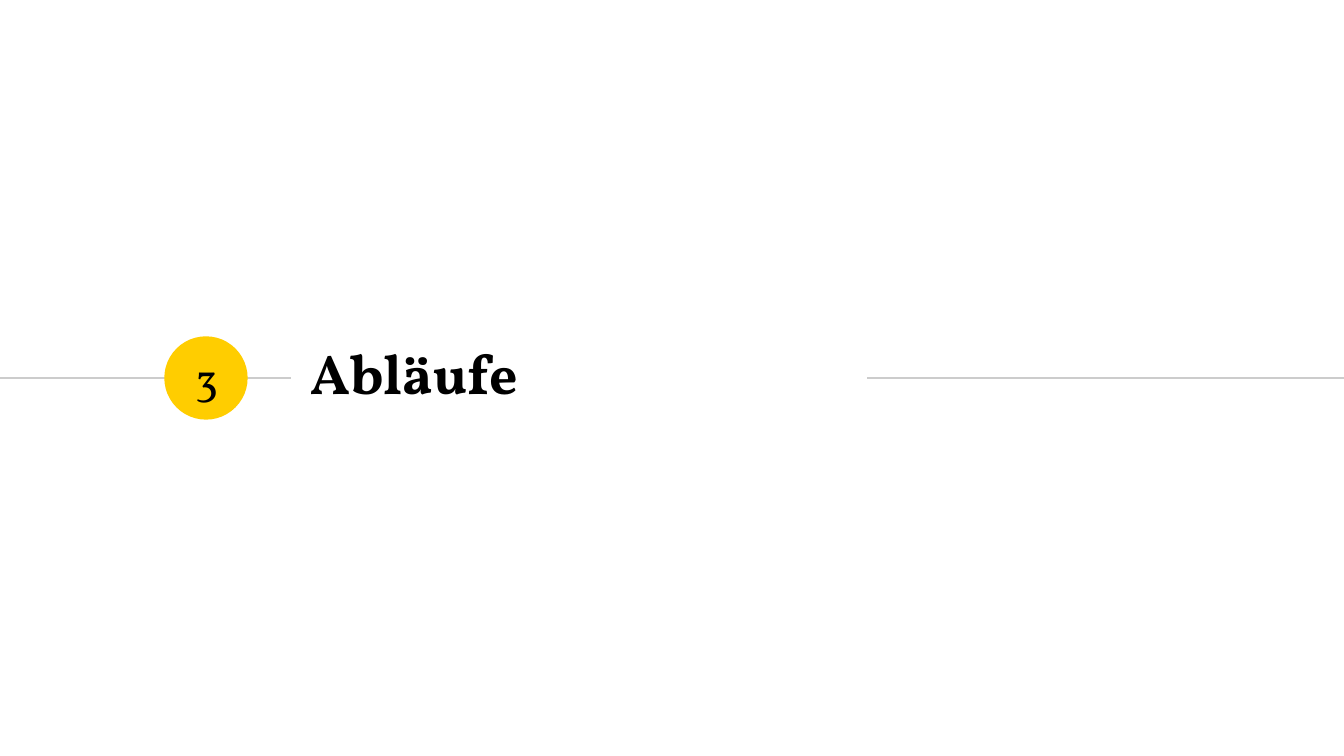
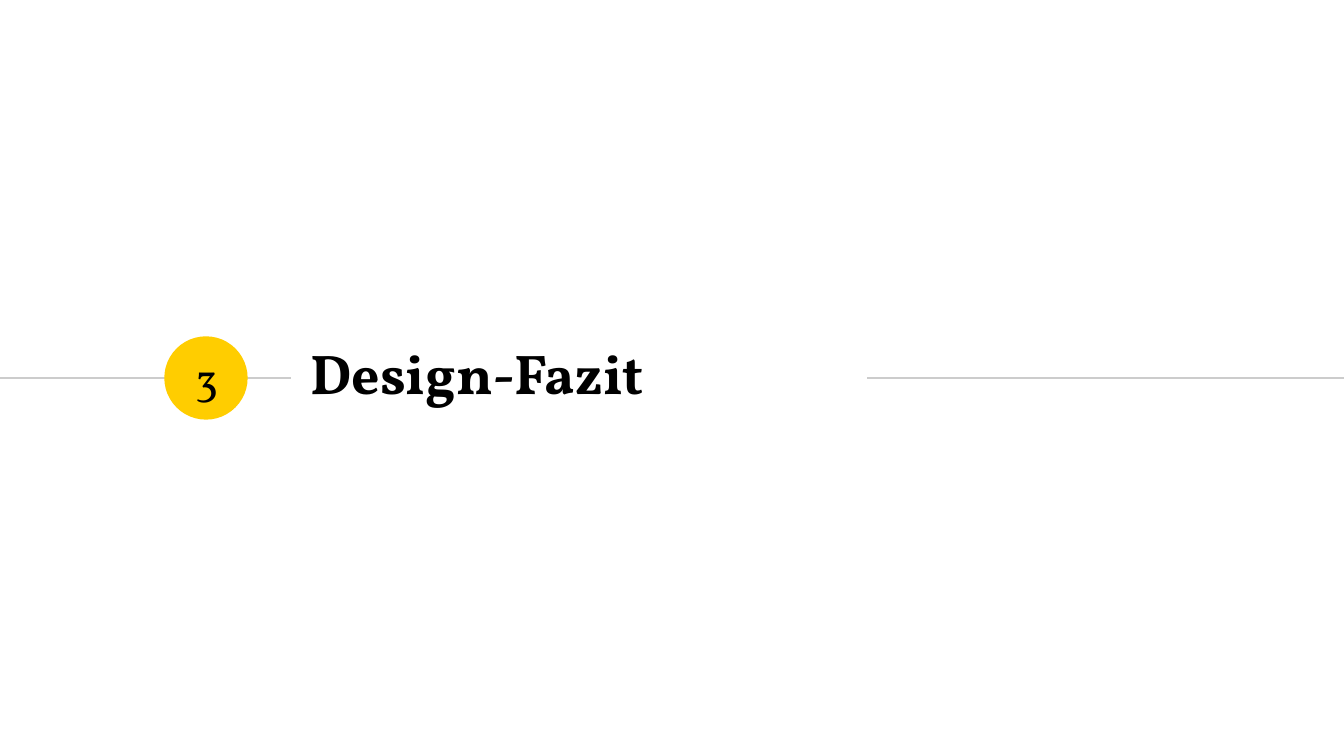
Before and after one commit to marcelherd/OOT-Projekt, a slide deck: slide 13 of Design/Milestone-Presentation.pptx (slide 14 before the commit). Drawn at 1344x756 pixels with LibreOffice and Linux fonts; fonts in the diff are those of the drawing. Boxes give left, top, right and bottom in pixels: in the first picture for what was removed or moved away, otherwise in the second. Text is boxed around its words. In the diff, an @@ line names an element or a change of style, - is before the commit and + after.

Commit message:
Finished design milestone presentation

```diff
--- a/Design/Milestone-Presentation.pptx
+++ b/Design/Milestone-Presentation.pptx
@@ title at [311, 355, 644, 408]: text changed @@
-Abläufe
+Design-Fazit
```
Also in this commit, not shown: 7 other slides changed, 9 slides added, 1 slide removed, 1 other file.
